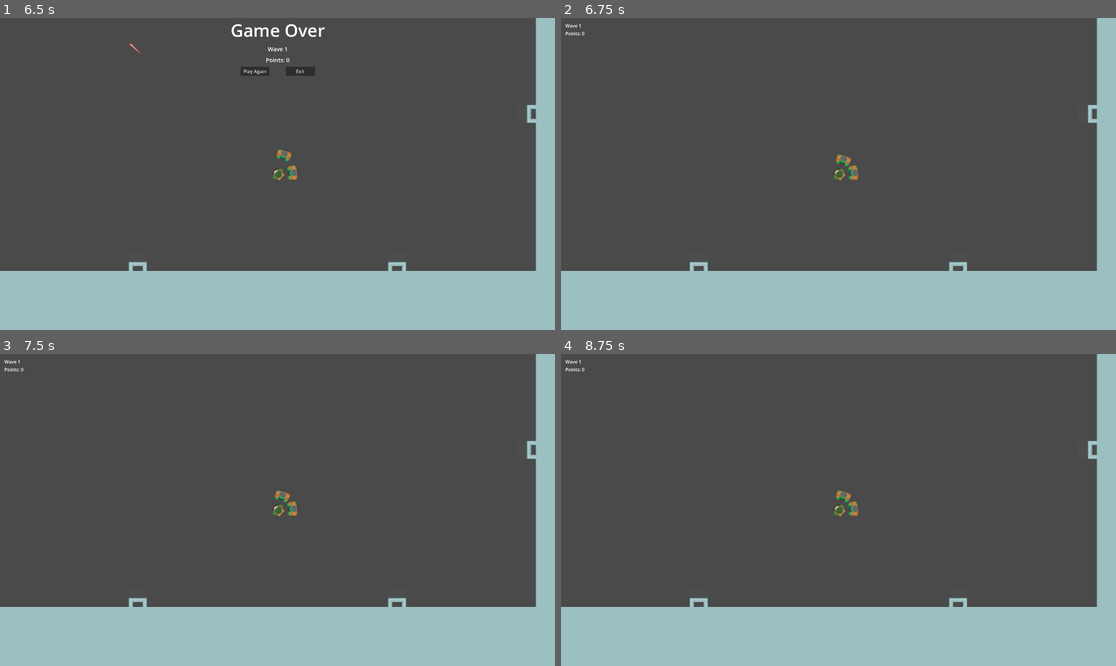
Above: before the commit, frames 1-4 (two rows, left to right).
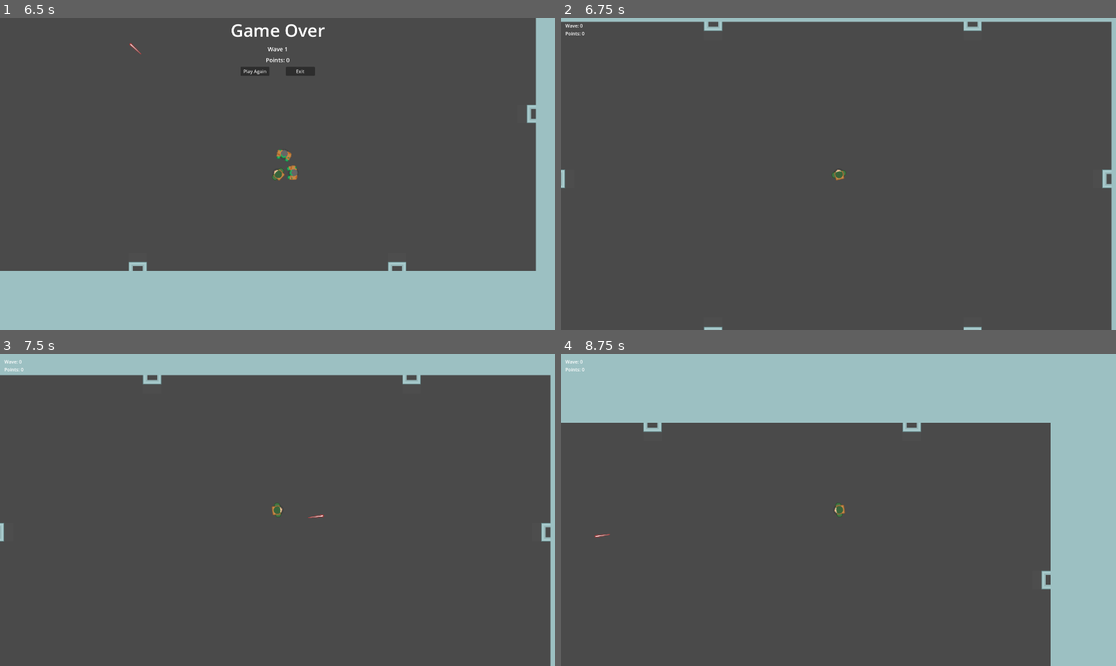
Above: after the commit, the same moments.

Repository: JustinDMS/wave-survival
Game: Godot game, scene res://main.tscn
Same seed, same stepped clock (60 frames per second), same inputs: the game is played once before the commit and once after it.
Inputs (mouse positions are in pixels of both pictures, inside the frame that each line leads up to):
- Up to frame 1 (6.5 s): tap Enter at 0.5 s; move the mouse to (399, 158) at 0.52 s; hold D (move_right) 0.53-1.28 s; click (399, 158) at 0.6 s; move the mouse to (166, 189) at 1.27 s; hold S (move_down) 1.28-2.03 s; click (166, 189) at 1.35 s; move the mouse to (333, 105) at 2.02 s; hold D (move_right) 2.03-2.78 s; click (333, 105) at 2.1 s; move the mouse to (249, 236) at 2.77 s; hold W (move_up) 2.78-3.53 s; click (249, 236) at 2.85 s; move the mouse to (444, 220) at 3.52 s; hold A (move_left) 3.53-5.03 s; click (444, 220) at 3.6 s; move the mouse to (111, 127) at 4.27 s; click (111, 127) at 4.35 s; move the mouse to (305, 174) at 5.02 s; hold S (move_down) 5.03-5.78 s; click (305, 174) at 5.1 s; move the mouse to (194, 96) at 5.77 s; hold D (move_right) from 5.78 s (still down); click (194, 96) at 5.85 s
- Up to frame 2 (6.75 s): release D (move_right) at 6.5 s; click "Play Again" at 6.5 s
- Up to frame 3 (7.5 s): tap Space at 7.25 s; move the mouse to (399, 494) at 7.27 s; hold W (move_up) from 7.28 s (still down); click (399, 494) at 7.35 s
- Up to frame 4 (8.75 s): move the mouse to (727, 525) at 8.02 s; release W (move_up) at 8.03 s; hold D (move_right) from 8.03 s (still down); click (727, 525) at 8.1 s

Frame 1 is identical in both runs. In frame 2, 23% of the frame differs, in the area x 0-100%, y 0-100%; in frame 3, 28%; in frame 4, 43%, in the area x 0-97%, y 0-100%.

Commit message:
Fixed new game starting after game over

Diff:
--- a/main.gd
+++ b/main.gd
@@ -21,3 +21,7 @@
 func hideGameOver():
 	hud.visible = true
 	game_over.visible = false
+
+
+func newGame():
+	get_tree().reload_current_scene()
--- a/main.tscn
+++ b/main.tscn
@@ -73,7 +73,7 @@
 [connection signal="points_changed" from="Player" to="PlayerCamera/HUD" method="setPointsLabel"]
 [connection signal="points_changed" from="Player" to="PlayerCamera/GameOver" method="setPointsLabel"]
 [connection signal="new_game" from="PlayerCamera/GameOver" to="." method="hideGameOver"]
-[connection signal="new_game" from="PlayerCamera/GameOver" to="." method="startGame"]
+[connection signal="new_game" from="PlayerCamera/GameOver" to="." method="newGame"]
 [connection signal="wave_changed" from="Wave Manager" to="PlayerCamera/HUD" method="setWaveLabel"]
 [connection signal="wave_changed" from="Wave Manager" to="PlayerCamera/GameOver" method="setWaveLabel"]
 [connection signal="enemy_spawned" from="Wave Manager/EnemySpawner" to="Wave Manager" method="enemySpawned"]
